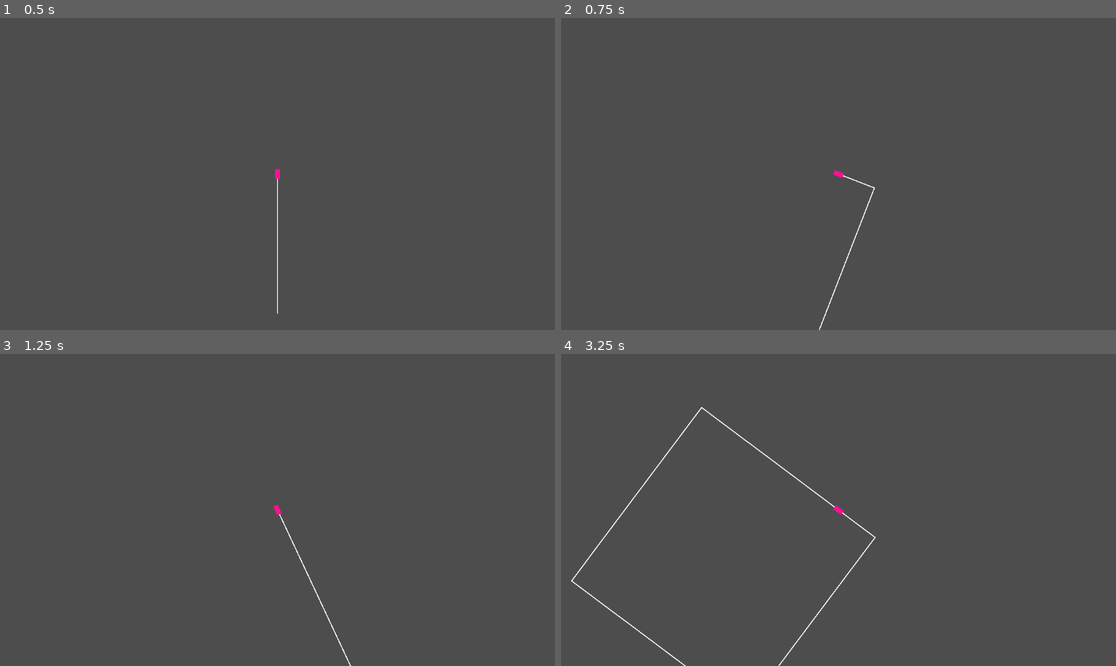
Above: before the commit, frames 1-4 (two rows, left to right).
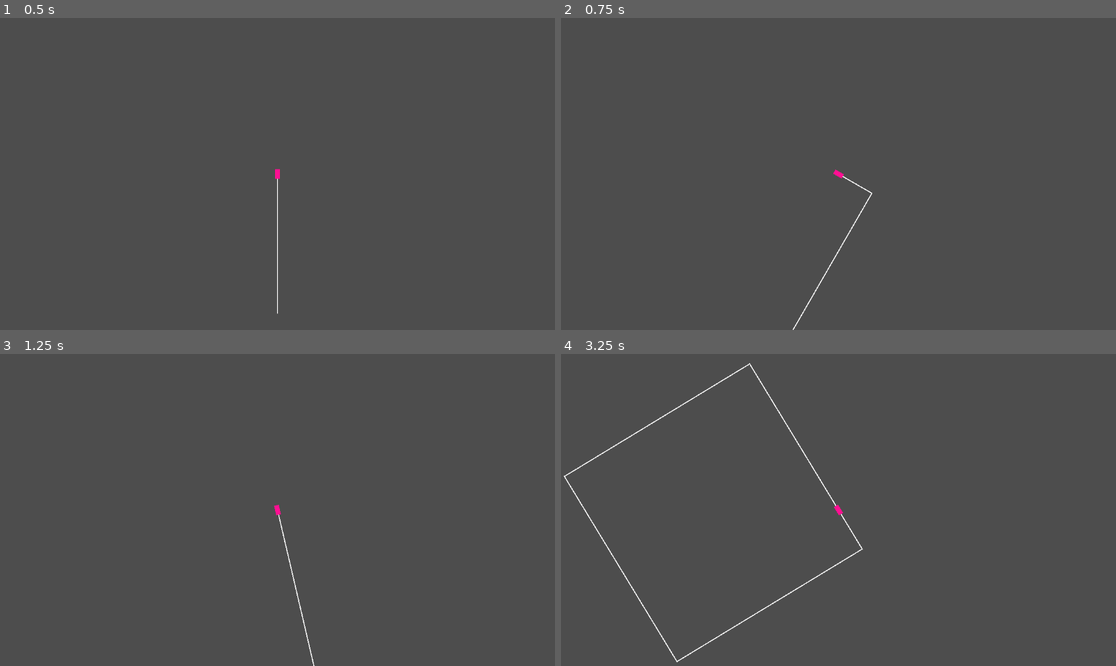
Above: after the commit, the same moments.

Repository: MaxMorfiX/GDTron
Game: Godot game, scene res://map.tscn
The game is run twice, just before and just after one commit, with the same random seed, the same clock (stepped at 60 frames per second) and the same inputs.
Inputs:
- Up to frame 1 (0.5 s): no input
- Up to frame 2 (0.75 s): tap Enter at 0.5 s; tap S (l1) at 0.6 s
- Up to frame 3 (1.25 s): no input
- Up to frame 4 (3.25 s): tap D (l2) at 1.35 s; tap F (l3) at 2.1 s; tap Left (l4) at 2.85 s

Frame 1 is identical in both runs. In frame 2, 0.3% of the frame differs, in the area x 41-57%, y 48-100%; in frame 3, 0.3%; in frame 4, 1.3%, in the area x 0-57%, y 2-100%.

Commit message:
adjusted camera rotation speed

Diff:
--- a/map.tscn
+++ b/map.tscn
@@ -10,7 +10,7 @@
 ignore_rotation = false
 limit_enabled = false
 rotation_smoothing_enabled = true
-rotation_smoothing_speed = 1.0
+rotation_smoothing_speed = 1.5
 
 [node name="Trails" type="Node2D" parent="." unique_id=221631566]
 unique_name_in_owner = true
